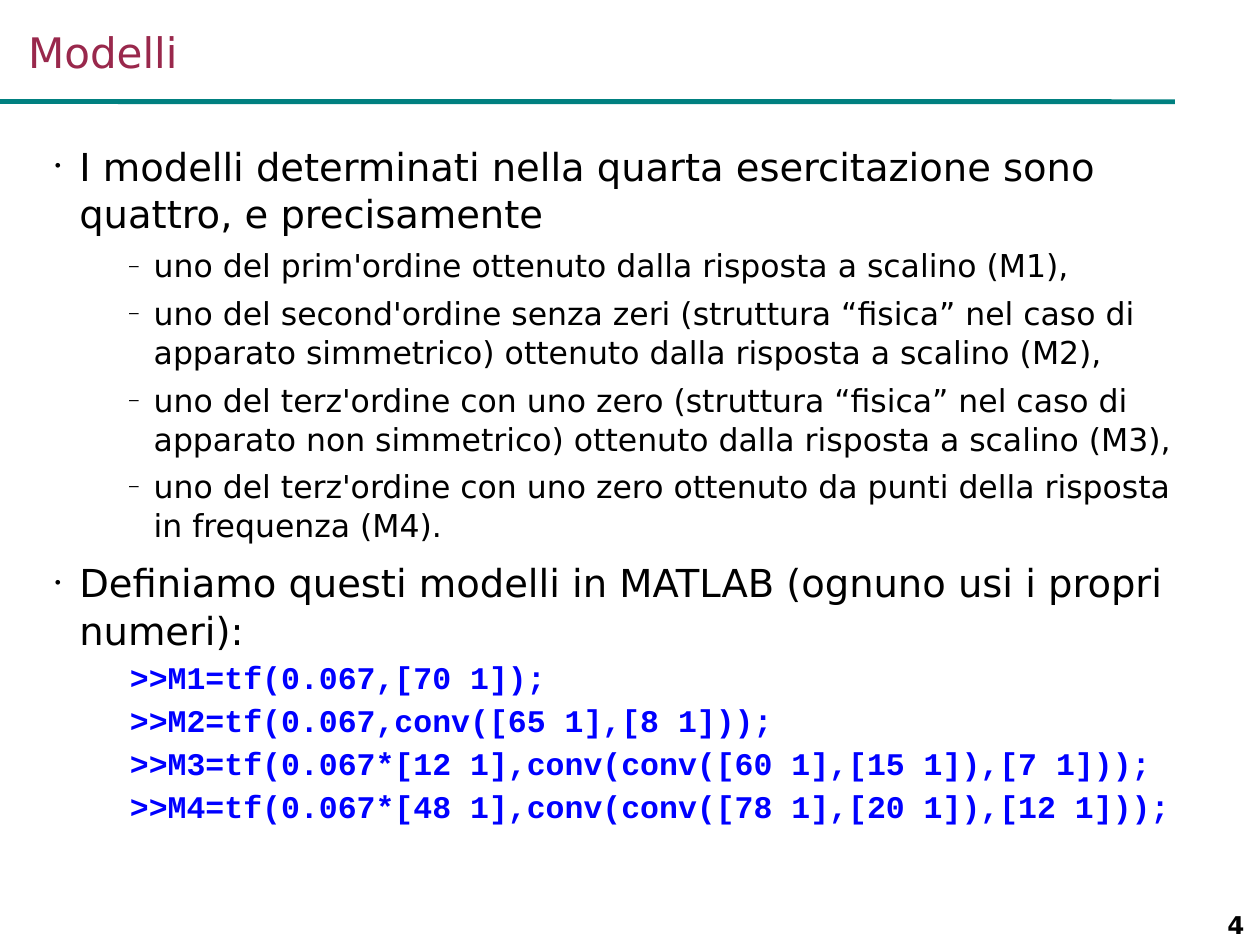
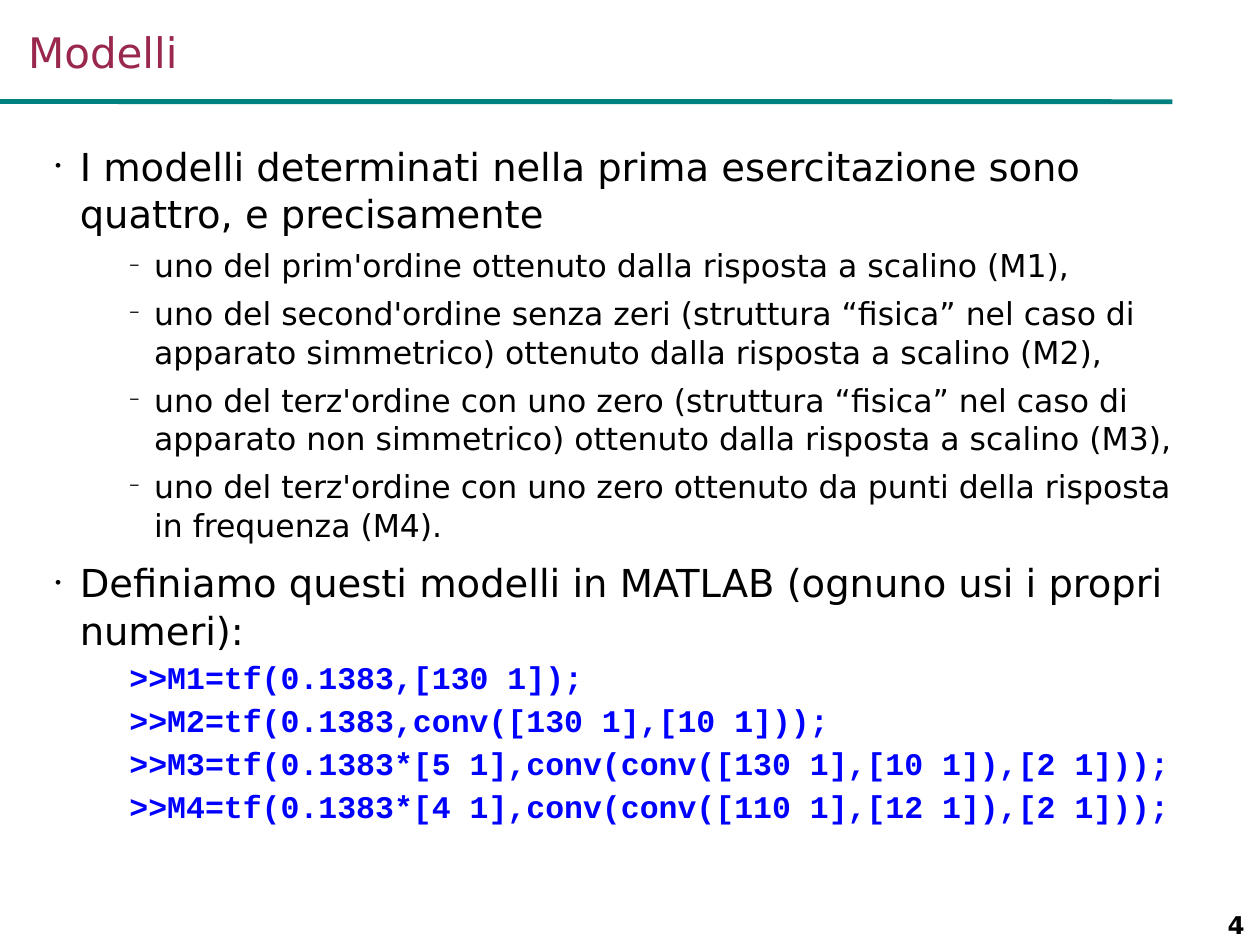
Before and after one commit to looms-polimi/FdA_Lab, a slide deck: slide 4 of FdA_courseware/FdA_Lab2.ppt. Drawn at 1260x945 pixels with LibreOffice and Linux fonts; fonts in the diff are those of the drawing; background and template pictures are left out. Boxes give left, top, right and bottom in pixels: in the first picture for what was removed or moved away, otherwise in the second. Text is boxed around its words. In the diff, an @@ line names an element or a change of style, - is before the commit and + after.

Commit message:
Merging updates to second laboratory session's teaching material

```diff
--- a/FdA_courseware/FdA_Lab2.ppt
+++ b/FdA_courseware/FdA_Lab2.ppt
@@ text at (80,151,1080,236): text changed @@
-• I modelli determinati nella quarta esercitazione sono quattro, e precisamente
+• I modelli determinati nella prima esercitazione sono quattro, e precisamente
@@ text at (80,253,1171,650): bullet – to −; indent changed @@
@@ text at (129,666,1169,825): text changed @@
-      >>M1=tf(0.067,[70 1]);
-      >>M2=tf(0.067,conv([65 1],[8 1]));
-      >>M3=tf(0.067*[12 1],conv(conv([60 1],[15 1]),[7 1]));
-      >>M4=tf(0.067*[48 1],conv(conv([78 1],[20 1]),[12 1]));
+      >>M1=tf(0.1383,[130 1]);
+      >>M2=tf(0.1383,conv([130 1],[10 1]));
+      >>M3=tf(0.1383*[5 1],conv(conv([130 1],[10 1]),[2 1]));
+      >>M4=tf(0.1383*[4 1],conv(conv([110 1],[12 1]),[2 1]));
```
Also in this commit, not shown: 15 other slides changed, 10 slides added, 1 slide removed, 1 other file.
